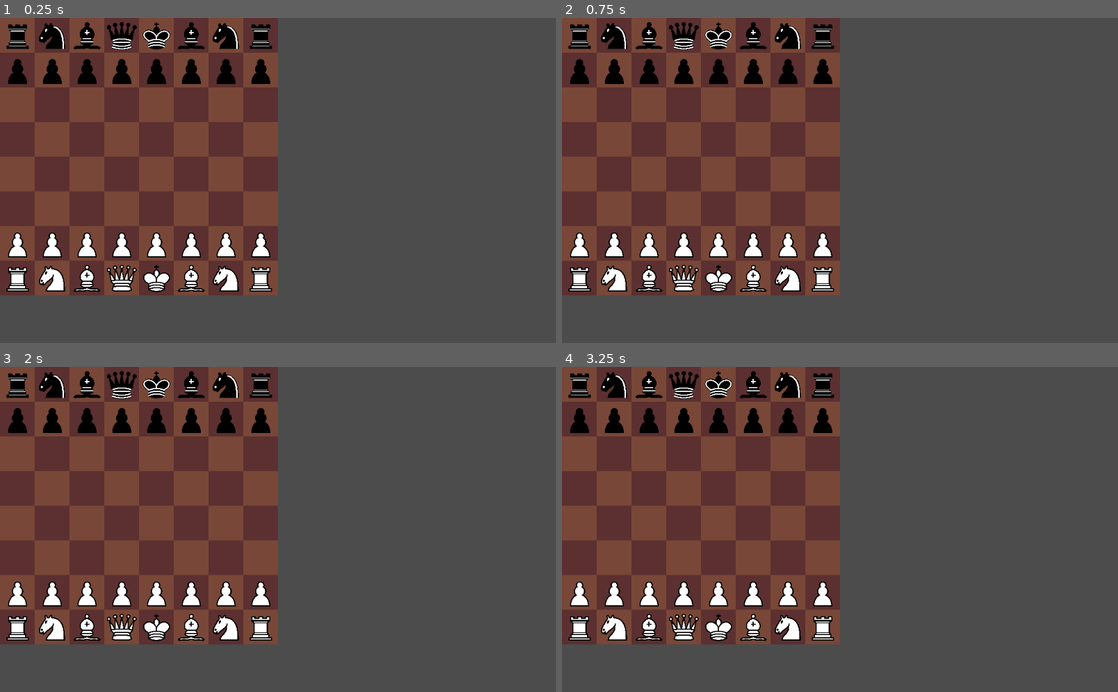
Above: before the commit, frames 1-4 (two rows, left to right).
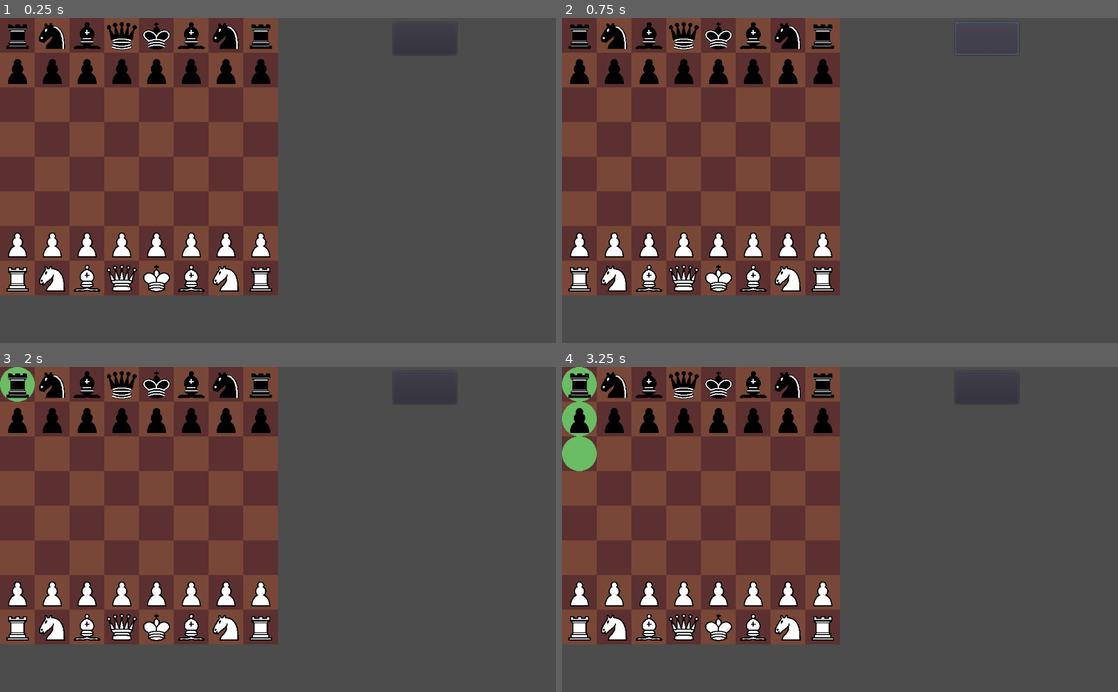
Above: after the commit, the same moments.

Repository: ra314/probabalistic-chess
Game: Godot game, scene res://Scenes/Board.tscn
Two runs of this game, one before a commit and one after it. Both use one fixed random seed, a clock stepped at 60 frames per second and the inputs below.
Inputs (mouse positions are in pixels of both pictures, inside the frame that each line leads up to; where the layout moved, square brackets give the same spot in the first picture):
- Up to frame 1 (0.25 s): no input
- Up to frame 2 (0.75 s): click (984, 37) [595, 34] at 0.5 s
- Up to frame 3 (2 s): click (16, 383) at 1.25 s
- Up to frame 4 (3.25 s): click (578, 419) at 2.02 s; click (578, 454) at 2.77 s

The runs differ from the first frame. In frame 1, 35% of the frame differs, in the area x 0-82%, y 0-86%; in frame 2, 36%, in the area x 0-83%, y 0-86%; in frame 3, 35%; in frame 4, 35%.

Commit message:
Added basic highlighting. Yet to integrate with movement logic.

Diff:
--- a/Scenes/Board.tscn
+++ b/Scenes/Board.tscn
@@ -8,7 +8,9 @@
 tile_color_alternate = Color( 0.364706, 0.196078, 0.192157, 1 )
 
 [node name="Button" type="Button" parent="."]
-margin_right = 117.0
-margin_bottom = 60.0
+margin_left = 724.0
+margin_top = 8.0
+margin_right = 841.0
+margin_bottom = 68.0
 
 [node name="Tiles" type="Node2D" parent="."]
--- a/Scenes/Tile.tscn
+++ b/Scenes/Tile.tscn
@@ -1,6 +1,7 @@
-[gd_scene load_steps=2 format=2]
+[gd_scene load_steps=3 format=2]
 
 [ext_resource path="res://Scripts/Tile.gd" type="Script" id=1]
+[ext_resource path="res://Assets/green-circle.webp" type="Texture" id=2]
 
 [node name="Tile" type="TextureButton"]
 margin_right = 64.0
@@ -8,3 +9,17 @@
 rect_min_size = Vector2( 64, 64 )
 expand = true
 script = ExtResource( 1 )
+
+[node name="Selected" type="Sprite" parent="."]
+visible = false
+light_mask = 1023
+scale = Vector2( 0.125, 0.125 )
+texture = ExtResource( 2 )
+centered = false
+
+[node name="Possible Move" type="Sprite" parent="."]
+visible = false
+position = Vector2( 16, 15 )
+scale = Vector2( 0.063, 0.063 )
+texture = ExtResource( 2 )
+centered = false
--- a/Scripts/Board.gd
+++ b/Scripts/Board.gd
@@ -1,23 +1,31 @@
 extends Node2D
 class_name Board
 
-var grid
+var pieces_grid
+var tiles_grid
 const BOARD_SIZE = 8
 const BOARD_LETTERS = "abcdefgh"
 
 # Called when the node enters the scene tree for the first time.
 func _ready():
-	grid = initialize_empty_grid()
+	pieces_grid = initialize_empty_grid()
 	intialize_pieces()
+	tiles_grid = initialize_empty_grid()
 	initialize_background_tiles()
 	$Button.connect("button_up", self, "debug")
 
 func debug():
 	for algebraic_pos in "a1 b1 c1 d1 e1 a2".split(" "):
 		print(get_piece_from_algebraic_pos(algebraic_pos))
+		print(get_piece_from_algebraic_pos(algebraic_pos).grid_pos)
 		for legal_move in get_piece_from_algebraic_pos(algebraic_pos).generate_legal_moves():
 			print(grid_pos_to_algebraic_pos(legal_move))
 
+func get_tile_from_grid_pos(pos: Vector2) -> Piece:
+	return tiles_grid[pos[0]][pos[1]]
+
+func click_grid_pos(grid_pos: Vector2) -> void:
+	get_tile_from_grid_pos(grid_pos).select()
 
 var TILE := load("res://Scenes/Tile.tscn")
 var board_offset: Vector2
@@ -25,25 +33,27 @@
 export(Color) var tile_color_alternate
 
 func initialize_background_tiles() -> void:
-	var alternate = false
+	var white = true
 	for x in range(BOARD_SIZE):
 		for y in range(BOARD_SIZE):
 			var tile = TILE.instance()
-			tile.init(Vector2(y, x) + board_offset)
+			tile.init(Vector2(x, y) + board_offset)
 
-			if !alternate:
+			if !white:
 				tile.set_color(tile_color)
 			else:
 				tile.set_color(tile_color_alternate)
 
-			alternate = !alternate
+			white = !white
 
 			$Tiles.add_child(tile)
+			tiles_grid[x][y] = tile
+			tile.connect("button_up", self, "click_grid_pos", [tile.grid_pos])
 		# Switches the tile color on a new row
-		alternate = !alternate
+		white = !white
 
 func initialize_empty_grid() -> Array:
-	grid = []
+	var grid = []
 	for x in range(BOARD_SIZE):
 		grid.append([])
 		for y in range(BOARD_SIZE):
@@ -76,7 +86,7 @@
 		add_child(node.instance().init(piece[1] + str(BOARD_SIZE), false))
 
 func get_piece_from_grid_pos(pos: Vector2) -> Piece:
-	return grid[pos[0]][pos[1]]
+	return pieces_grid[pos[0]][pos[1]]
 
 func get_piece_from_algebraic_pos(pos: String) -> Piece:
 	var grid_pos := algebraic_pos_to_grid_pos(pos)
--- a/Scripts/Piece.gd
+++ b/Scripts/Piece.gd
@@ -19,7 +19,7 @@
 func _ready():
 	board = get_parent()
 	grid_pos = board.algebraic_pos_to_grid_pos(algebraic_pos)
-	board.grid[grid_pos.x][grid_pos.y] = self
+	board.pieces_grid[grid_pos.x][grid_pos.y] = self
 	position = size*grid_pos
 
 func update_color(sprite: Sprite) -> void:
--- a/Scripts/Tile.gd
+++ b/Scripts/Tile.gd
@@ -24,3 +24,12 @@
 
 func set_color(color: Color) -> void:
 	texture_normal = create_tex(color, size)
+
+func select():
+	$Selected.visible = true
+func deselect():
+	$Selected.visible = false
+func highlight_movement():
+	$"Possible Move".visible = true
+func dehighlight_movement():
+	$"Possible Move".visible = false
Binary file added: Assets/green-circle.webp
Not shown, added: Assets/green-circle.webp.import
